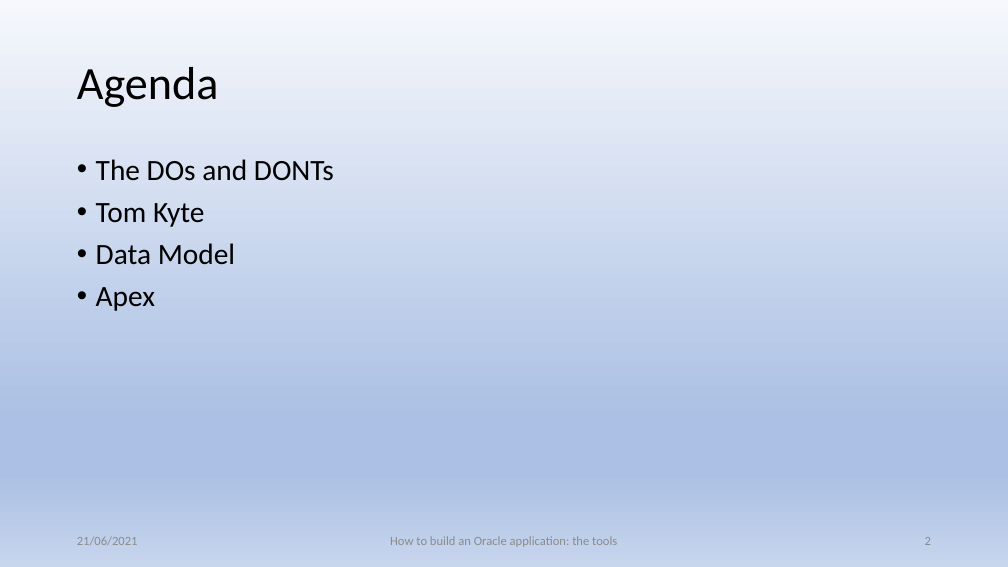
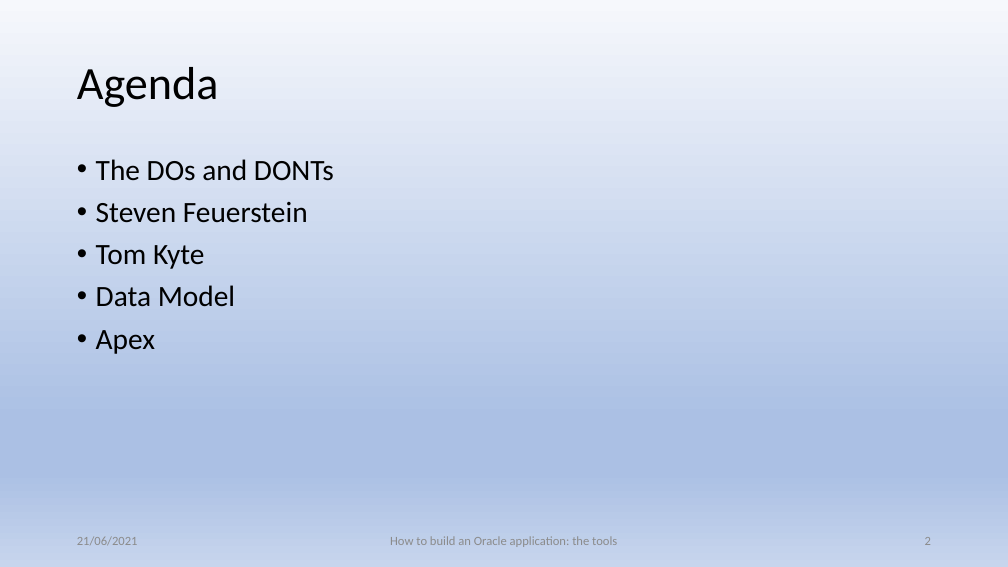
Before and after one commit to paulissoft/paulissoft, a slide deck: slide 2 of How to build an Oracle application - the tools.pptx. Drawn at 1008x567 pixels with LibreOffice and Linux fonts; fonts in the diff are those of the drawing; background and template pictures are left out. Boxes give left, top, right and bottom in pixels: in the first picture for what was removed or moved away, otherwise in the second. Text is boxed around its words. In the diff, an @@ line names an element or a change of style, - is before the commit and + after.

```diff
--- a/How to build an Oracle application - the tools.pptx
+++ b/How to build an Oracle application - the tools.pptx
@@ text at [96, 202, 308, 223]: paragraph added @@
+• Steven Feuerstein
```
Also in this commit, not shown: 1 other slide changed, 1 slide added, 1 other file.
